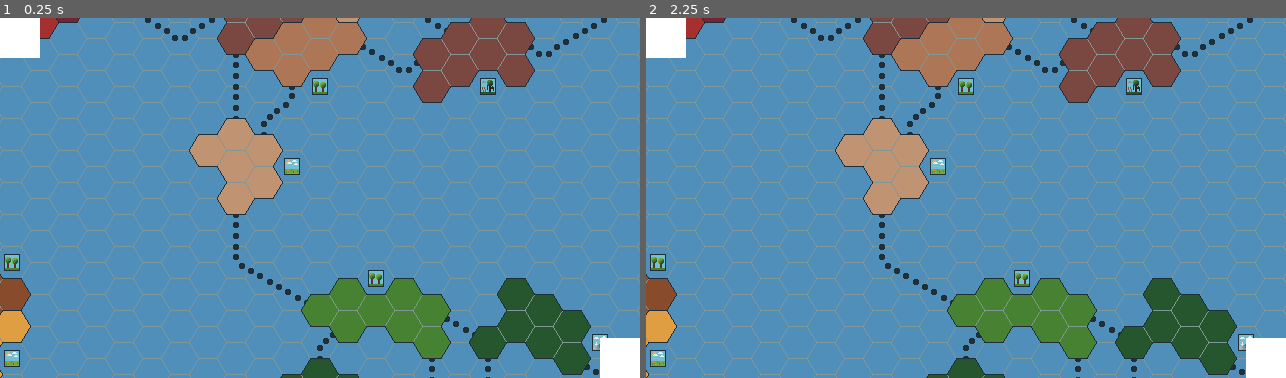
Above: before the commit, frames 1-2 (left to right).
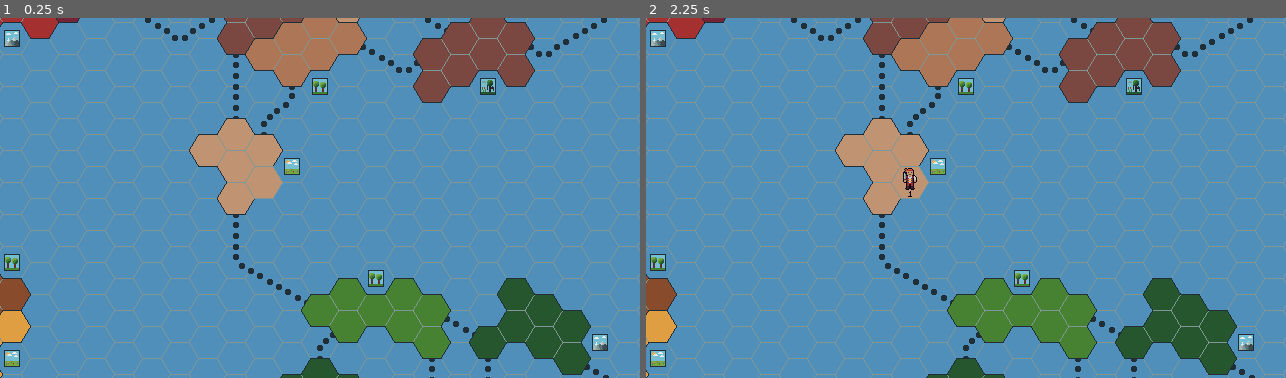
Above: after the commit, the same moments.

Repository: CattacoCattaco/Coastal-Contention
Game: Godot game, scene res://game_scene/game_scene.tscn
Same seed, same stepped clock (60 frames per second), same inputs: the game is played once before the commit and once after it.
Inputs (mouse positions are in pixels of both pictures, inside the frame that each line leads up to):
- Up to frame 1 (0.25 s): no input
- Up to frame 2 (2.25 s): tap Enter at 0.5, 2 s; hold Right 0.53-1.28 s; tap Alt at 0.6, 2.1 s; click (966, 198) at 0.67 s; tap Space at 1.25 s; move the mouse to (838, 216) at 1.27 s; hold Down 1.28-2.03 s; tap Shift at 1.35 s; move the mouse to (1030, 118) at 2.02 s; hold Right from 2.03 s (still down)

The runs differ from the first frame. In frame 1, 1.4% of the frame differs, in the area x 0-100%, y 0-100%; in frame 2, 1.5%.

Commit message:
Add Hex
Added hex that can have any number of troops. If it has at least one troop, it shows the troop sprite and the number of troops

Diff:
--- a/game_scene/game_scene.tscn
+++ b/game_scene/game_scene.tscn
@@ -1,12 +1,16 @@
-[gd_scene load_steps=3 format=3 uid="uid://c7xaypxjnfy08"]
+[gd_scene load_steps=4 format=3 uid="uid://c7xaypxjnfy08"]
 
 [ext_resource type="Texture2D" uid="uid://dt68ugg1ewqjf" path="res://game_scene/map.png" id="1_n4lbc"]
+[ext_resource type="PackedScene" uid="uid://cqntgoxaotkhx" path="res://hex/hex.tscn" id="2_3kg8t"]
 [ext_resource type="Script" uid="uid://b65i4u2umwejc" path="res://UI/static_ui/static_ui.gd" id="3_k340r"]
 
 [node name="GameScene" type="Node2D"]
 
 [node name="Map" type="Sprite2D" parent="."]
 texture = ExtResource("1_n4lbc")
+
+[node name="Hex" parent="Map" instance=ExtResource("2_3kg8t")]
+position = Vector2(-75, -32)
 
 [node name="MapCamera" type="Camera2D" parent="."]
 
@@ -26,20 +30,3 @@
 script = ExtResource("3_k340r")
 map = NodePath("../../Map")
 camera = NodePath("..")
-
-[node name="ColorRect" type="ColorRect" parent="MapCamera/UI"]
-layout_mode = 1
-offset_right = 40.0
-offset_bottom = 40.0
-
-[node name="ColorRect2" type="ColorRect" parent="MapCamera/UI"]
-layout_mode = 1
-anchors_preset = 3
-anchor_left = 1.0
-anchor_top = 1.0
-anchor_right = 1.0
-anchor_bottom = 1.0
-offset_left = -40.0
-offset_top = -40.0
-grow_horizontal = 0
-grow_vertical = 0
--- /dev/null
+++ b/hex/hex.gd
@@ -0,0 +1,28 @@
+class_name Hex
+extends Sprite2D
+
+@export var troop_sprite: Sprite2D
+@export var troop_count_label: Label
+
+var troop_count: int = 0
+
+
+func _ready() -> void:
+	update_troop_count_label()
+	await get_tree().create_timer(2).timeout
+	add_troops(1)
+
+
+func add_troops(amount: int) -> void:
+	troop_count += amount
+	update_troop_count_label()
+
+
+func update_troop_count_label() -> void:
+	troop_count_label.text = str(troop_count)
+	if troop_count > 0:
+		troop_sprite.show()
+		troop_count_label.show()
+	else:
+		troop_sprite.hide()
+		troop_count_label.hide()
--- /dev/null
+++ b/hex/hex.tscn
@@ -0,0 +1,32 @@
+[gd_scene load_steps=6 format=3 uid="uid://cqntgoxaotkhx"]
+
+[ext_resource type="Texture2D" uid="uid://c6j7u2rnankja" path="res://hex/hex.png" id="1_4b57h"]
+[ext_resource type="Script" uid="uid://c6mle7uplx1gs" path="res://hex/hex.gd" id="2_p2rld"]
+[ext_resource type="Texture2D" uid="uid://cjj3yenv8bn5" path="res://hex/piece/troop/pirate.png" id="2_xms1r"]
+[ext_resource type="FontFile" uid="uid://bf5vht50fqa6n" path="res://UI/pixel_font_6px.ttf" id="3_ywapo"]
+
+[sub_resource type="LabelSettings" id="LabelSettings_p2rld"]
+font = ExtResource("3_ywapo")
+font_size = 6
+font_color = Color(0.03529412, 0.039215688, 0.078431375, 1)
+
+[node name="Hex" type="Sprite2D" node_paths=PackedStringArray("troop_sprite", "troop_count_label")]
+texture = ExtResource("1_4b57h")
+centered = false
+script = ExtResource("2_p2rld")
+troop_sprite = NodePath("Troop")
+troop_count_label = NodePath("TroopCountLabel")
+
+[node name="Troop" type="Sprite2D" parent="."]
+position = Vector2(12, 2)
+texture = ExtResource("2_xms1r")
+centered = false
+
+[node name="TroopCountLabel" type="Label" parent="."]
+offset_left = 12.0
+offset_top = 25.0
+offset_right = 27.0
+offset_bottom = 31.0
+text = "100"
+label_settings = SubResource("LabelSettings_p2rld")
+horizontal_alignment = 1
Not shown, added: hex/hex.gd.uid
Binary file added: hex/hex.png
Not shown, added: hex/hex.png.import
Binary file added: hex/piece/troop/pirate.png
Not shown, added: hex/piece/troop/pirate.png.import
